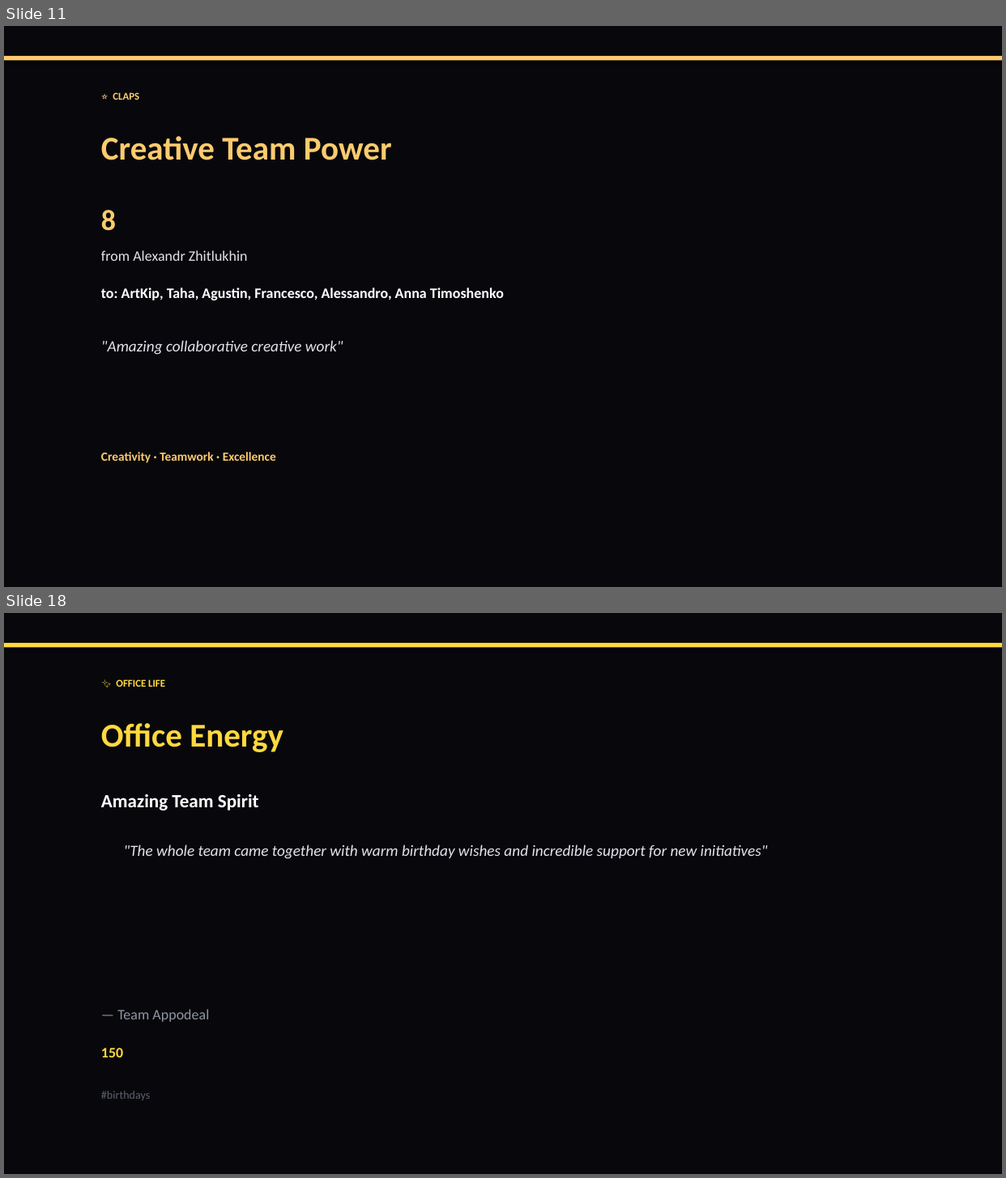
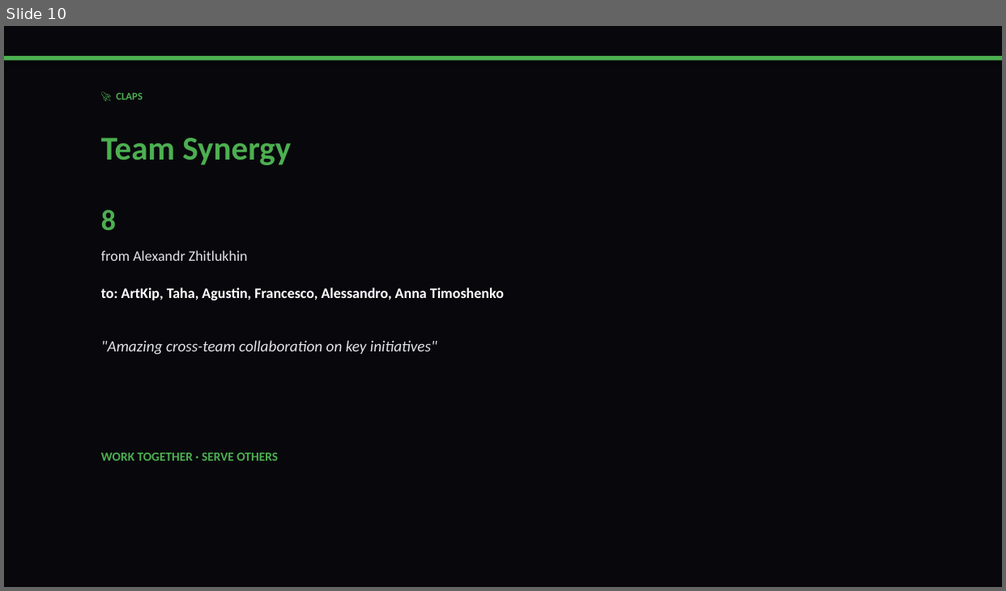
Before and after one commit to liliyagarifullina-maker/appodeal-pulse, a slide deck: data/archive/pulse_2026-03-12.pptx. Shown one above the other, each under a label of ours: slides 11 and 18 before the commit, slide 10 after it; the slides between them are not shown. The pictures are 1006x1178 and 1006x591 pixels, drawn with LibreOffice and Linux fonts; fonts in the diff are those of the drawing. Boxes give left, top, right and bottom in pixels: in the first picture for what was removed or moved away, otherwise in the second. Text is boxed around its words. In the diff, an @@ line names an element or a change of style, - is before the commit and + after.

```diff
--- a/data/archive/pulse_2026-03-12.pptx
+++ b/data/archive/pulse_2026-03-12.pptx
@@ slide 18 removed at [4,613,1002,1174], background #08080C @@
@@ rectangle removed at [4,643,1002,648] @@
@@ text removed at [116,679,165,687] @@
-✨ OFFICE LIFE
@@ text removed at [101,723,283,752] @@
-Office Energy
@@ text removed at [101,794,259,811] @@
-Amazing Team Spirit
@@ text removed at [124,845,768,859] @@
-"The whole team came together with warm birthday wishes and incredible support for new initiatives"
@@ text removed at [117,1009,209,1022] @@
-— Team Appodeal
@@ text removed at [101,1048,123,1058] @@
-150
@@ text removed at [101,1091,151,1101] @@
-#birthdays
@@ what was slide 11 is now slide 10 @@
@@ slide 10 changed as well @@
@@ rectangle at [4,56,1002,61]: fill #FDCB6E to #4CAF50 @@
@@ text at [116,92,143,100]: text changed; text colour #FDCB6E to #4CAF50 @@
-⭐ CLAPS
+🚀 CLAPS
@@ text at [101,138,291,165]: text changed; text colour #FDCB6E to #4CAF50 @@
-Creative Team Power
+Team Synergy
@@ text "8" at [101,210,116,230]: text colour #FDCB6E to #4CAF50 @@
@@ text at [101,340,437,355]: text changed @@
-"Amazing collaborative creative work"
+"Amazing cross-team collaboration on key initiatives"
@@ text at [101,453,278,461]: text changed; text colour #FDCB6E to #4CAF50 @@
-Creativity · Teamwork · Excellence
+WORK TOGETHER · SERVE OTHERS
```
Also in this commit, not shown: 13 other slides changed, 2 slides added, 2 other slides removed, 2 other files.
